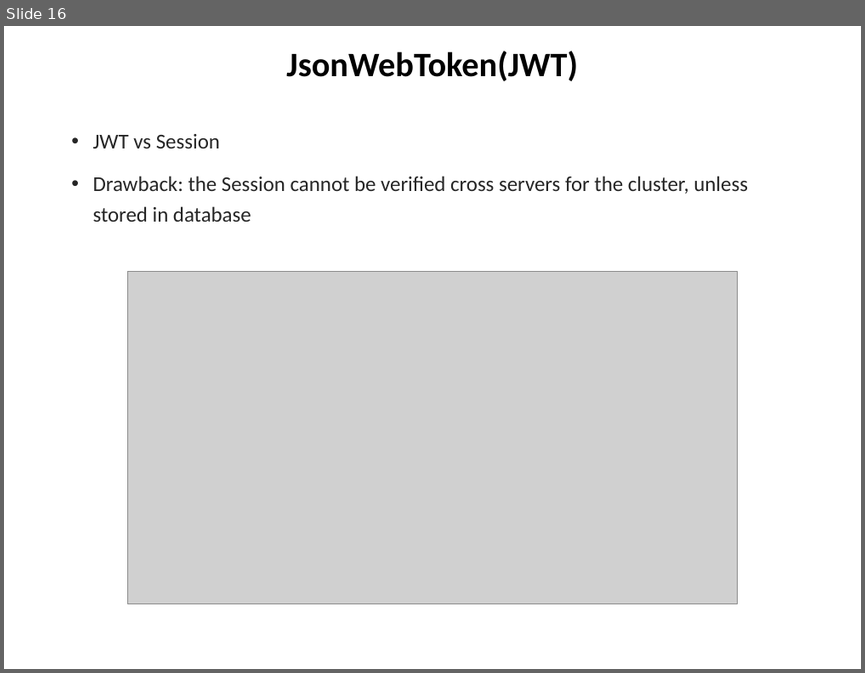
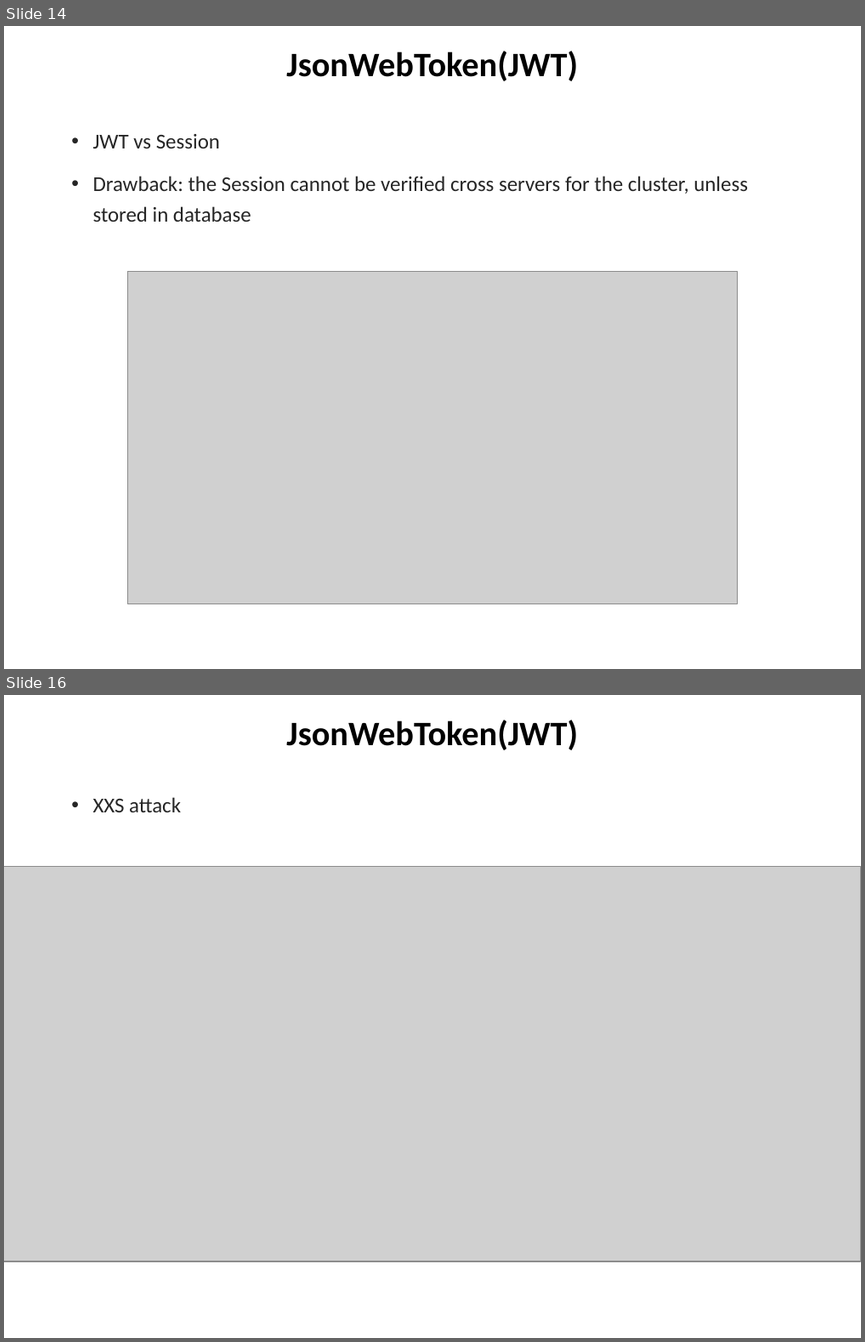
Before and after one commit to chuacw/SGUS-Slides, a slide deck: BCI - Batch2 - Day8 - Node & Express 2.pptx. Shown one above the other, each under a label of ours: slide 16 before the commit, slides 14 and 16 after it; the slides between them are not shown. The pictures are 865x673 and 865x1342 pixels, drawn with LibreOffice and Linux fonts; fonts in the diff are those of the drawing; grey boxes stand for pictures. Boxes give left, top, right and bottom in pixels: in the first picture for what was removed or moved away, otherwise in the second. Text is boxed around its words. In the diff, an @@ line names an element or a change of style, - is before the commit and + after.

```diff
--- a/BCI - Batch2 - Day8 - Node & Express 2.pptx
+++ b/BCI - Batch2 - Day8 - Node & Express 2.pptx
@@ slide 16 added at <box>4,695,861,1338</box>, background #FFFFFF @@
@@ title added at <box>286,720,578,750</box>, 28.8 pt, text #000000, bold @@
+JsonWebToken(JWT)
@@ text added at <box>93,797,181,812</box>, 17.8 pt, text #262626 @@
+• XXS attack
@@ picture added at <box>4,867,861,1261</box> @@
@@ what was slide 16 is now slide 14 @@
```
Also in this commit, not shown: 7 slides changed, 1 other slide added, 4 slides removed, 1 other file.
